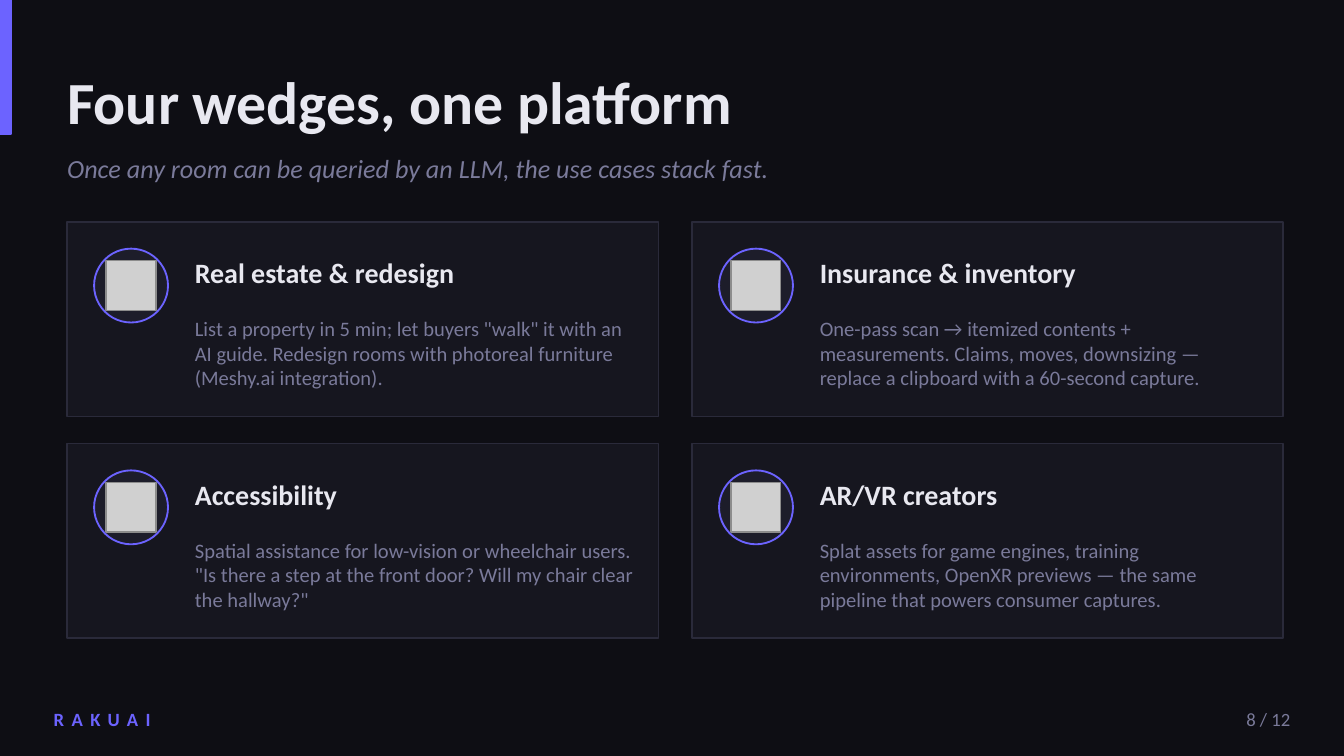
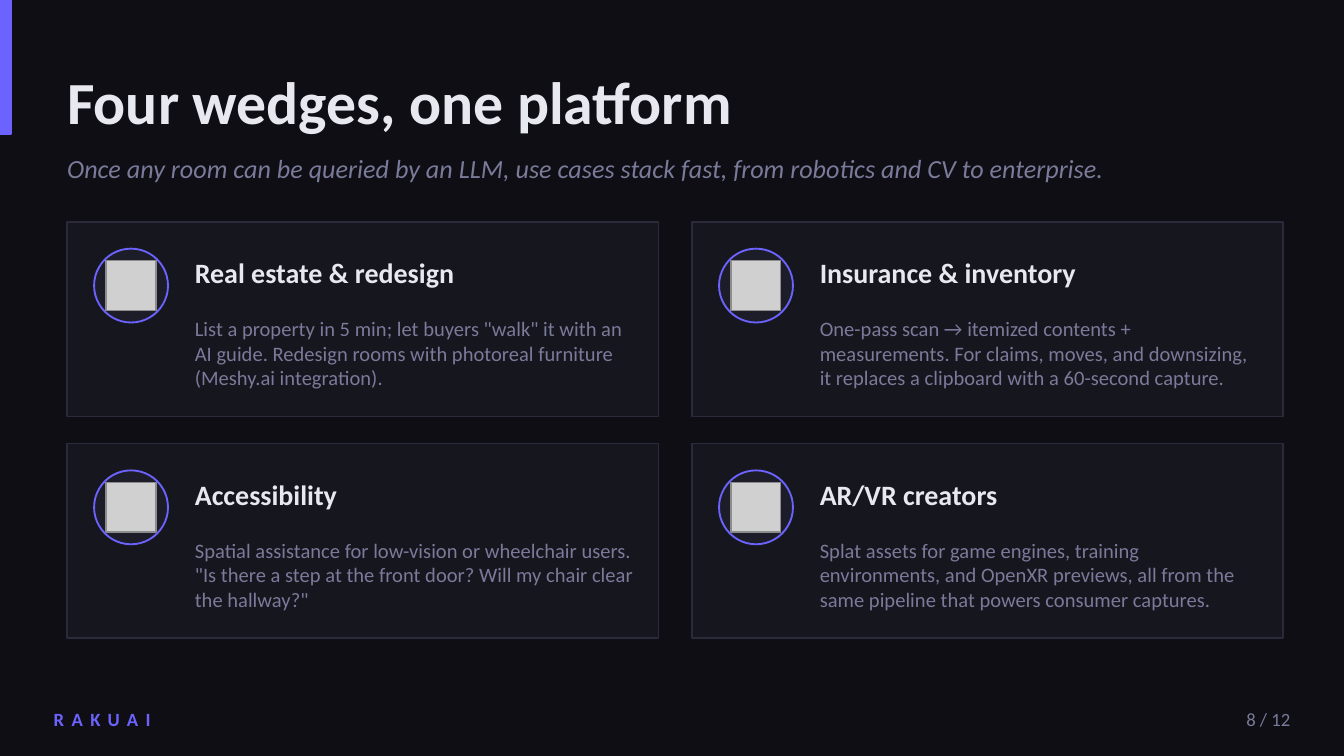
Before and after one commit to RakuXR/rakuxr.github.io, a slide deck: slide 8 of deck.pptx. Drawn at 1344x756 pixels with LibreOffice and Linux fonts; fonts in the diff are those of the drawing; grey boxes stand for pictures. Boxes give left, top, right and bottom in pixels: in the first picture for what was removed or moved away, otherwise in the second. Text is boxed around its words. In the diff, an @@ line names an element or a change of style, - is before the commit and + after.

```diff
--- a/deck.pptx
+++ b/deck.pptx
@@ text at (67, 160, 1103, 182): text changed @@
-Once any room can be queried by an LLM, the use cases stack fast.
+Once any room can be queried by an LLM, use cases stack fast, from robotics and CV to enterprise.
@@ text at (820, 322, 1248, 388): text changed @@
-One-pass scan → itemized contents + measurements. Claims, moves, downsizing — replace a clipboard with a 60-second capture.
+One-pass scan → itemized contents + measurements. For claims, moves, and downsizing, it replaces a clipboard with a 60-second capture.
@@ text at (820, 544, 1234, 610): text changed @@
-Splat assets for game engines, training environments, OpenXR previews — the same pipeline that powers consumer captures.
+Splat assets for game engines, training environments, and OpenXR previews, all from the same pipeline that powers consumer captures.
```
Also in this commit, not shown: 7 other slides changed, 1 other file.
